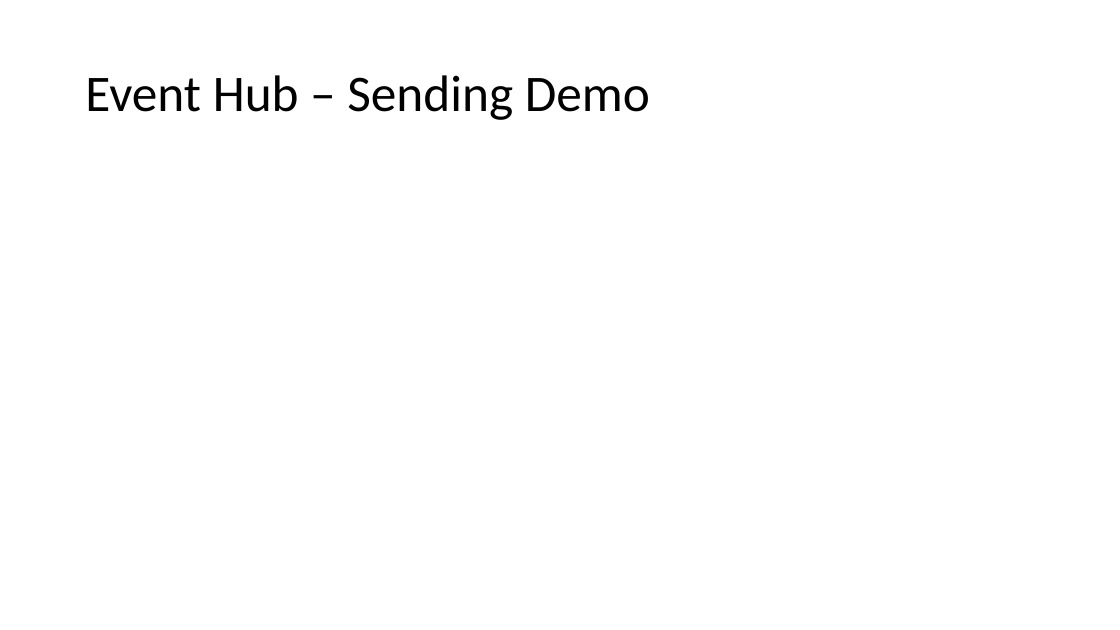
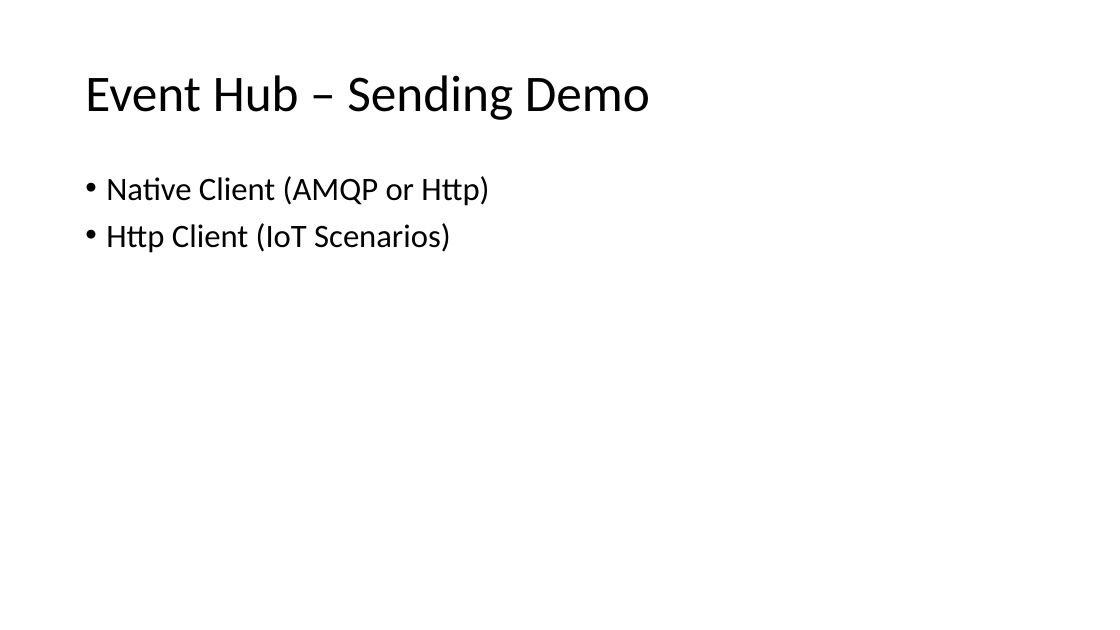
Before and after one commit to nothingmn/presentation-azureeventhubs, a slide deck: slide 12 of Massive scale with Azure Event Hubs for IoT.pptx (slide 11 before the commit). Drawn at 1120x630 pixels with LibreOffice and Linux fonts; fonts in the diff are those of the drawing. Boxes give left, top, right and bottom in pixels: in the first picture for what was removed or moved away, otherwise in the second. Text is boxed around its words. In the diff, an @@ line names an element or a change of style, - is before the commit and + after.

```diff
--- a/Massive scale with Azure Event Hubs for IoT.pptx
+++ b/Massive scale with Azure Event Hubs for IoT.pptx
@@ text added at (106, 176, 489, 253), 28 pt, text #000000 @@
+• Native Client (AMQP or Http)
+• Http Client (IoT Scenarios)
```
Also in this commit, not shown: 6 other slides changed, 2 slides added, 2 other files.
